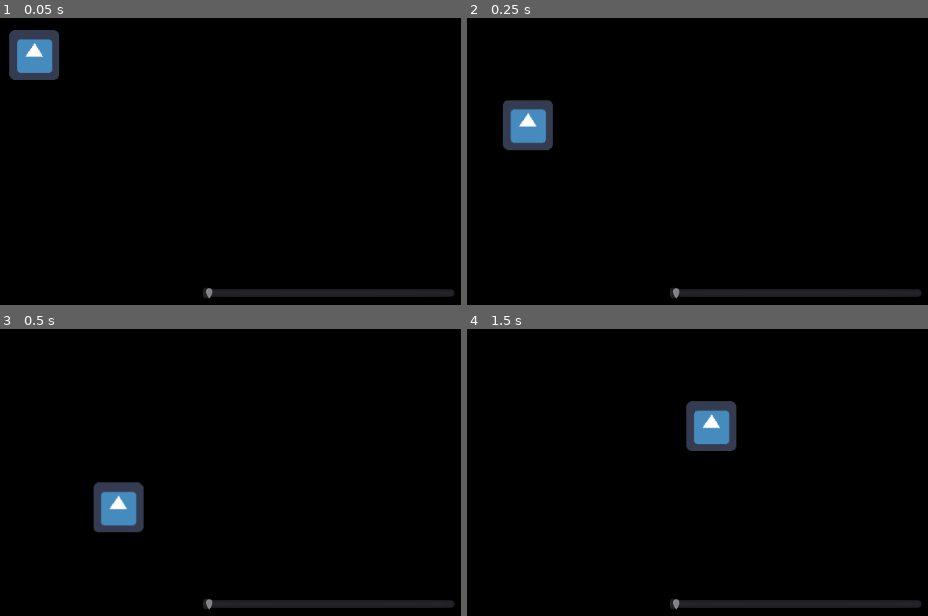
Above: before the commit, frames 1-4 (two rows, left to right).
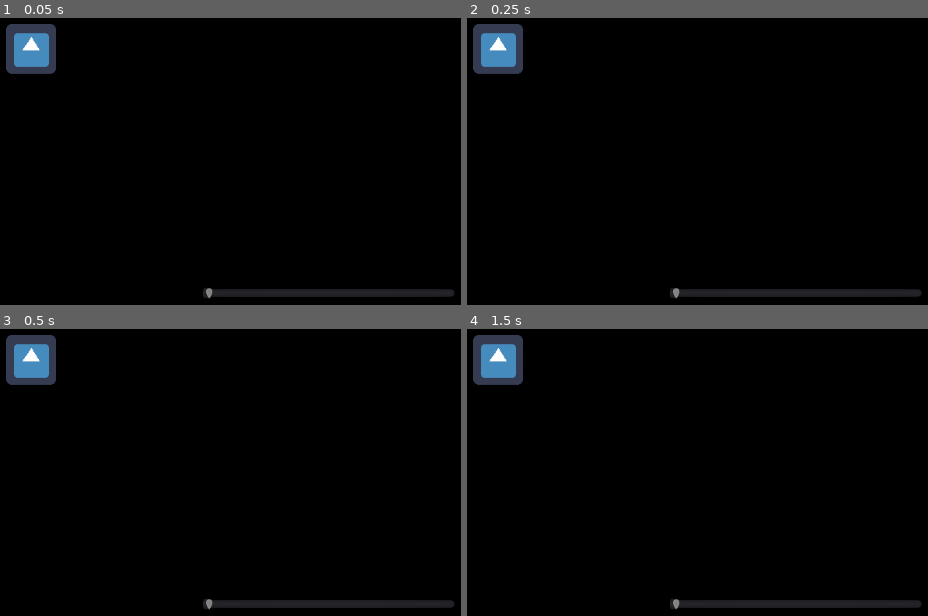
Above: after the commit, the same moments.

Repository: andrew-wilkes/godot-animation-slider
Game: Godot game, scene res://Main.tscn
Two runs of this game, one before a commit and one after it. Both use one fixed random seed, a clock stepped at 60 frames per second and the inputs below. The engine's default icon, where the game draws it, is replaced by a stand-in: a white triangle on a blue panel in a dark square.
Inputs:
- Up to frame 1 (0.05 s): no input
- Up to frame 2 (0.25 s): no input
- Up to frame 3 (0.5 s): no input
- Up to frame 4 (1.5 s): tap Enter at 1.25 s

The runs differ from the first frame. In frame 1, 1.3% of the frame differs, in the area x 1-13%, y 2-22%; in frame 2, 3.7%; in frame 3, 3.8%, in the area x 1-32%, y 2-71%; in frame 4, 3.8%.

Commit message:
Rename the class

Diff:
--- a/Main.gd
+++ b/Main.gd
@@ -1,6 +1,6 @@
 extends Node
 
-class_name PositionControlledAnimation
+class_name PositionControlledAnimationPlayer
 
 export(float, 0, 1) var target_position = 0.0 setget set_target_position
 export var closeness_factor = 0.01
--- a/Main.tscn
+++ b/Main.tscn
@@ -34,9 +34,8 @@
 "values": [ Vector2( 123, 87 ) ]
 }
 
-[node name="PositionControlledAnimation" type="Node2D"]
+[node name="PositionControlledAnimationPlayer" type="Node2D"]
 script = ExtResource( 1 )
-target_position = 0.525
 
 [node name="Godot" type="Sprite" parent="."]
 position = Vector2( 123, 87 )
--- a/project.godot
+++ b/project.godot
@@ -10,12 +10,12 @@
 
 _global_script_classes=[ {
 "base": "Node",
-"class": "PositionControlledAnimation",
+"class": "PositionControlledAnimationPlayer",
 "language": "GDScript",
 "path": "res://Main.gd"
 } ]
 _global_script_class_icons={
-"PositionControlledAnimation": ""
+"PositionControlledAnimationPlayer": ""
 }
 
 [application]
